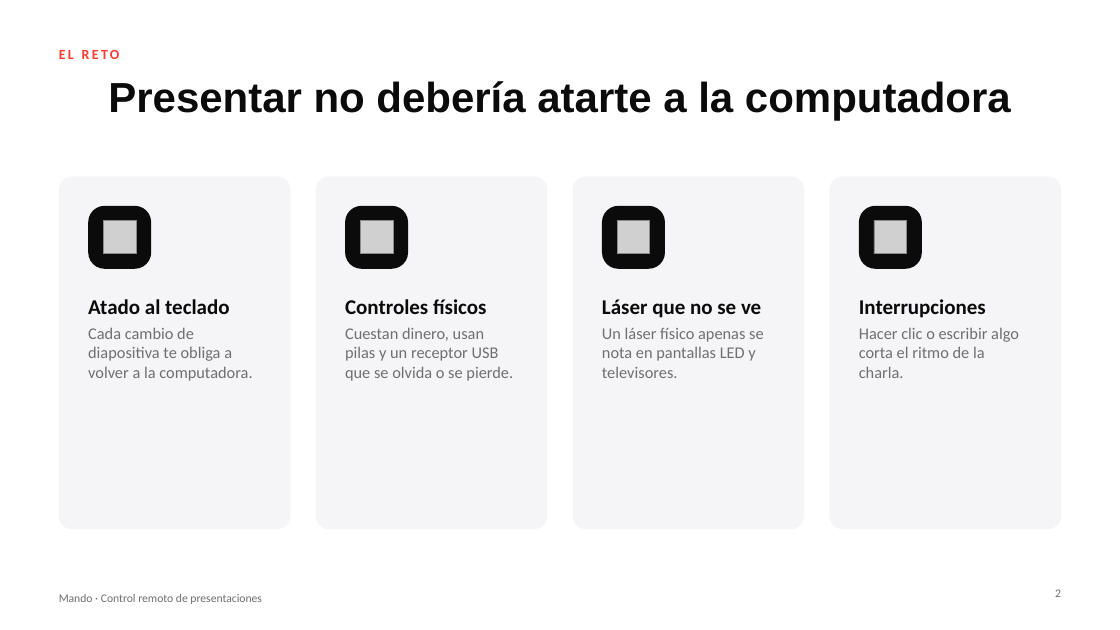
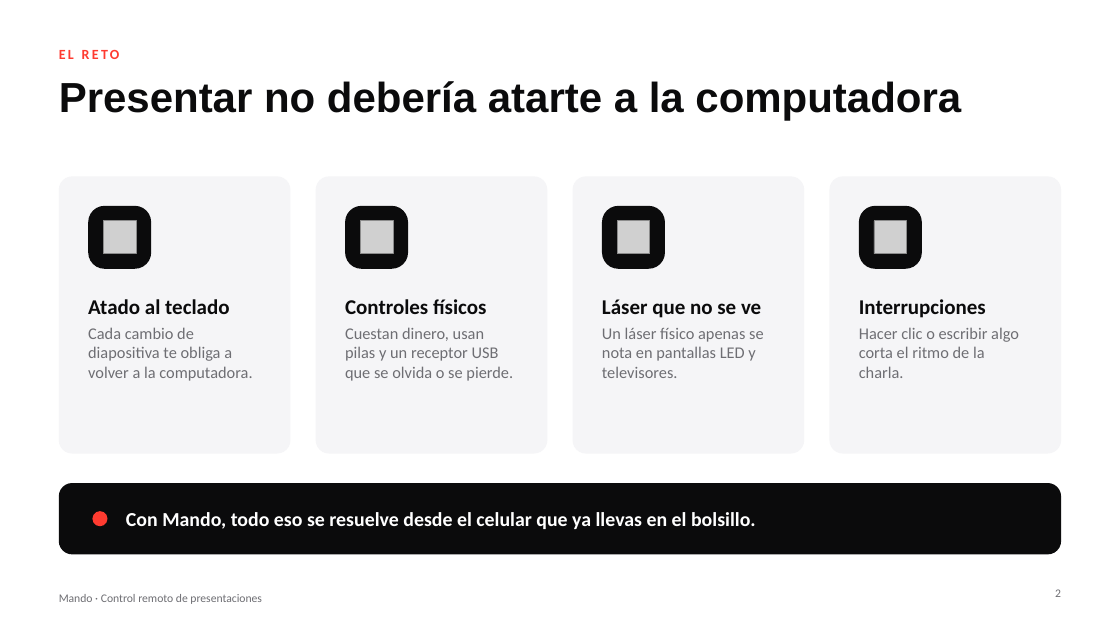
Before and after one commit to mjmc4498/mando, a slide deck: slide 2 of presentacion/mando.pptx. Drawn at 1120x630 pixels with LibreOffice and Linux fonts; fonts in the diff are those of the drawing; grey boxes stand for pictures. Boxes give left, top, right and bottom in pixels: in the first picture for what was removed or moved away, otherwise in the second. Text is boxed around its words. In the diff, an @@ line names an element or a change of style, - is before the commit and + after.

```diff
--- a/presentacion/mando.pptx
+++ b/presentacion/mando.pptx
@@ title "Presentar no debería atarte a ..." at (59, 81, 961, 121): alignment centre to left @@
@@ rounded rectangle: place and size @@
-rounded rectangle at (59, 176, 291, 529)
+rounded rectangle at (59, 176, 291, 454)
@@ rounded rectangle: place and size @@
-rounded rectangle at (316, 176, 548, 529)
+rounded rectangle at (316, 176, 548, 454)
@@ rounded rectangle: place and size @@
-rounded rectangle at (573, 176, 805, 529)
+rounded rectangle at (573, 176, 805, 454)
@@ rounded rectangle: place and size @@
-rounded rectangle at (829, 176, 1061, 529)
+rounded rectangle at (829, 176, 1061, 454)
@@ rounded rectangle added at (59, 483, 1061, 555), fill #0B0B0C @@
@@ ellipse added at (92, 511, 108, 526), fill #FF3B30 @@
@@ text added at (126, 512, 756, 529), 17 pt, text #FFFFFF, bold @@
+Con Mando, todo eso se resuelve desde el celular que ya llevas en el bolsillo.
```
Also in this commit, not shown: 13 other slides changed, 1 slide added.
